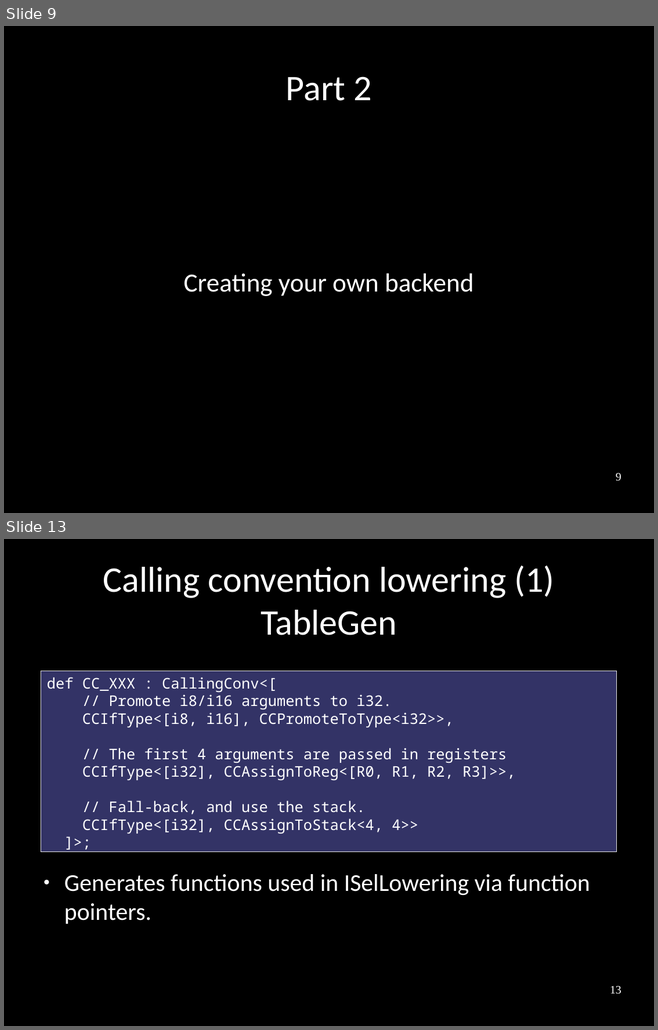
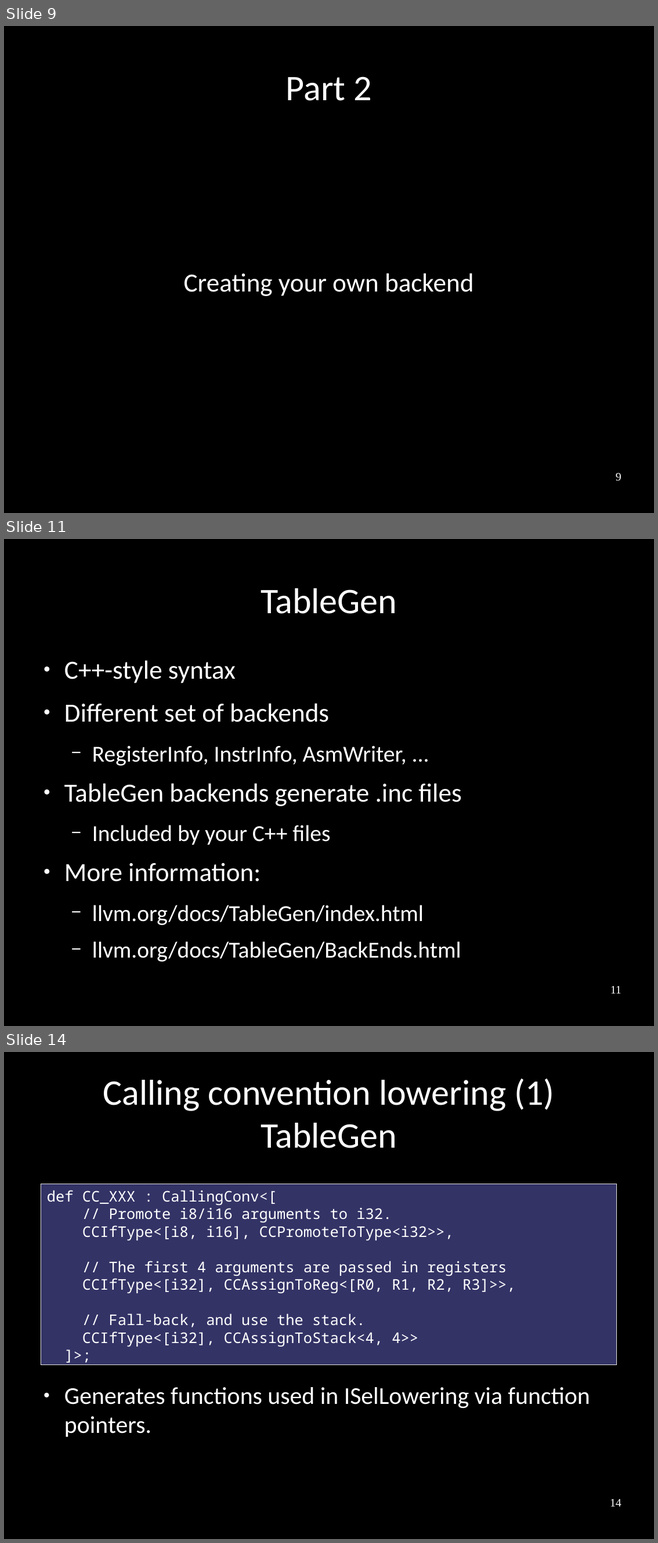
Before and after one commit to frasercrmck/llvm-leg, a slide deck: docs/Codeplay/Slides.odp. Shown one above the other, each under a label of ours: slides 9 and 13 before the commit, slides 9, 11 and 14 after it; the slides between them are not shown. The pictures are 658x1030 and 658x1543 pixels, drawn with LibreOffice and Linux fonts; fonts in the diff are those of the drawing. Boxes give left, top, right and bottom in pixels: in the first picture for what was removed or moved away, otherwise in the second. Text is boxed around its words. In the diff, an @@ line names an element or a change of style, - is before the commit and + after.

Commit message:
Removed some slides, and added a few on TableGen and helpful resources.

```diff
--- a/docs/Codeplay/Slides.odp
+++ b/docs/Codeplay/Slides.odp
@@ slide 11 added at bbox=[4, 539, 654, 1026], background #000000 @@
@@ title added at bbox=[260, 588, 397, 614], 44 pt, text #FFFFFF @@
+TableGen
@@ text added at bbox=[64, 660, 461, 962], 28 pt, text #FFFFFF @@
+● C++-style syntax
+● Different set of backends
+  − RegisterInfo, InstrInfo, AsmWriter, ...
+● TableGen backends generate .inc files
+  − Included by your C++ files
+● More information:
+  − llvm.org/docs/TableGen/index.html
+  − llvm.org/docs/TableGen/BackEnds.html
@@ page number added at bbox=[610, 986, 621, 994], 14 pt, text #FFFFFF @@
+11
@@ what was slide 13 is now slide 14 @@
@@ page number at bbox=[610, 1499, 621, 1507]: text changed @@
-13
+14
```
Also in this commit, not shown: 1 other slide added, 2 slides removed.
